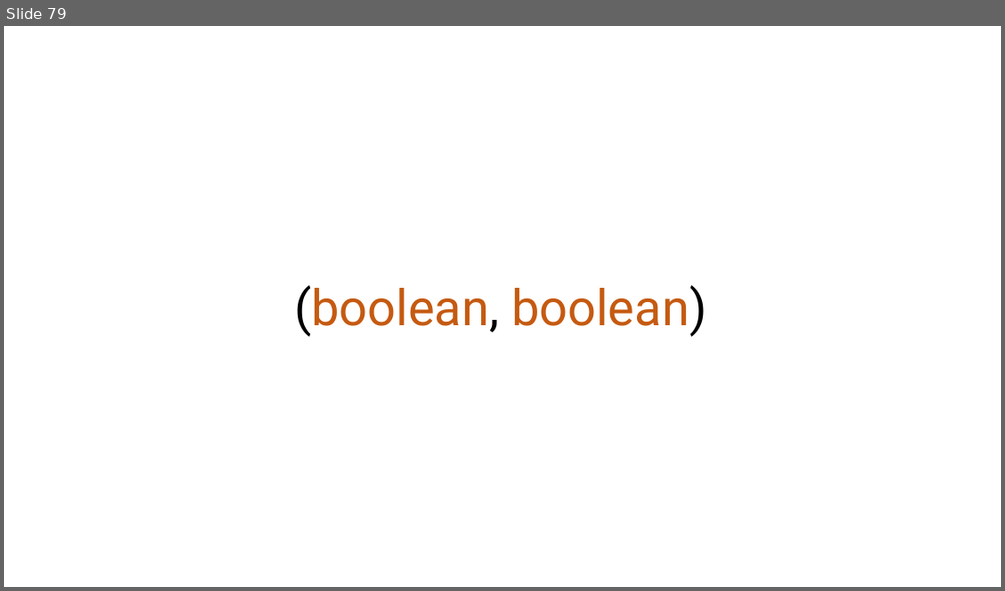
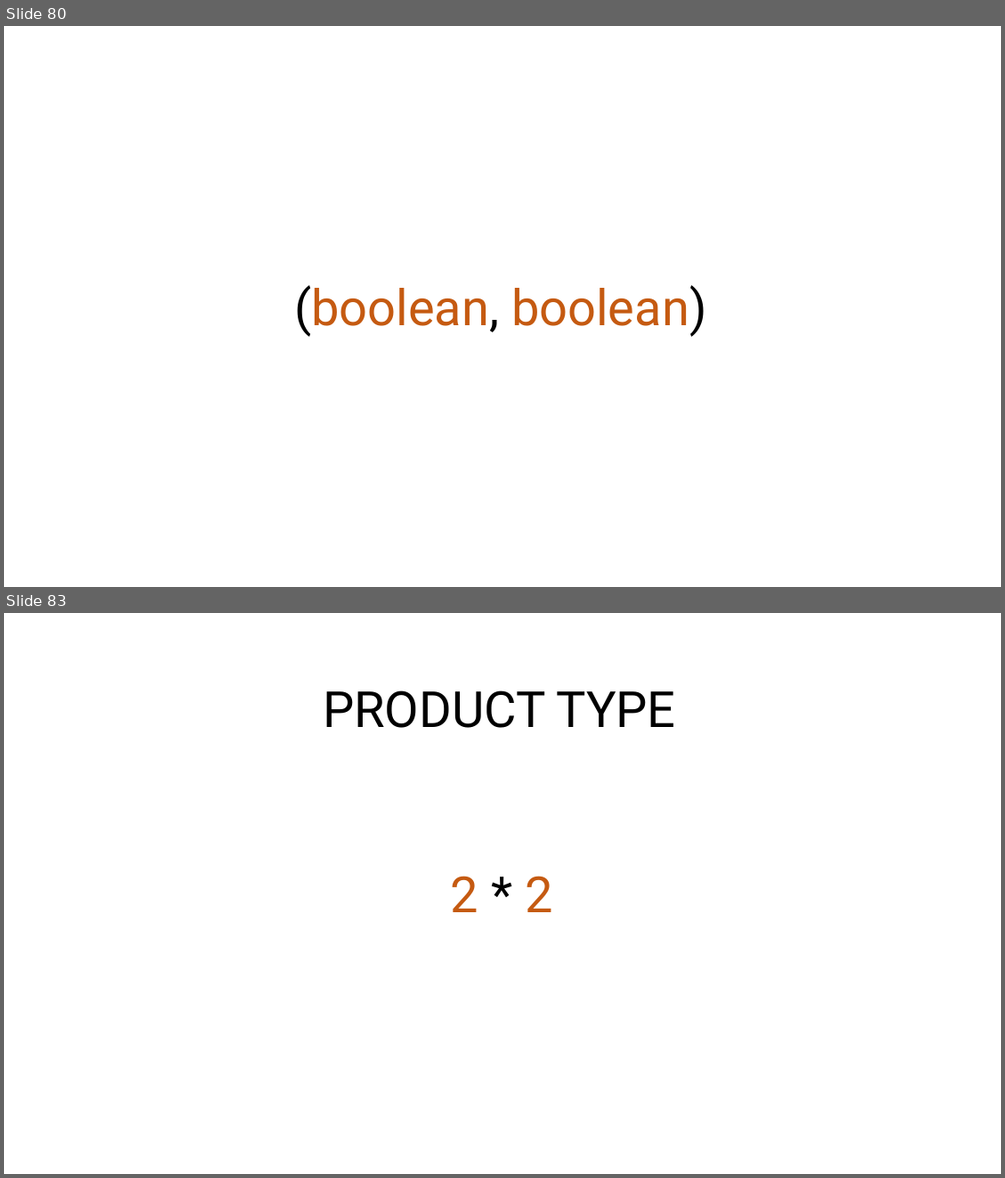
Before and after one commit to rkhaimov/brain-gym, a slide deck: Презентация.pptx. Shown one above the other, each under a label of ours: slide 79 before the commit, slides 80 and 83 after it; the slides between them are not shown. The pictures are 1005x591 and 1005x1178 pixels, drawn with LibreOffice and Linux fonts; fonts in the diff are those of the drawing. Boxes give left, top, right and bottom in pixels: in the first picture for what was removed or moved away, otherwise in the second. Text is boxed around its words. In the diff, an @@ line names an element or a change of style, - is before the commit and + after.

```diff
--- a/Презентация.pptx
+++ b/Презентация.pptx
@@ slide 83 added at [4, 613, 1001, 1174], background #FFFFFF @@
@@ text added at [323, 690, 675, 728], 48 pt, text #000000 @@
+PRODUCT TYPE
@@ text added at [451, 876, 552, 912], 48 pt, text #C55A11 @@
+2 * 2
@@ what was slide 79 is now slide 80 @@
```
Also in this commit, not shown: 1 slide changed, 18 other slides added, 8 slides removed, 4 other files.
